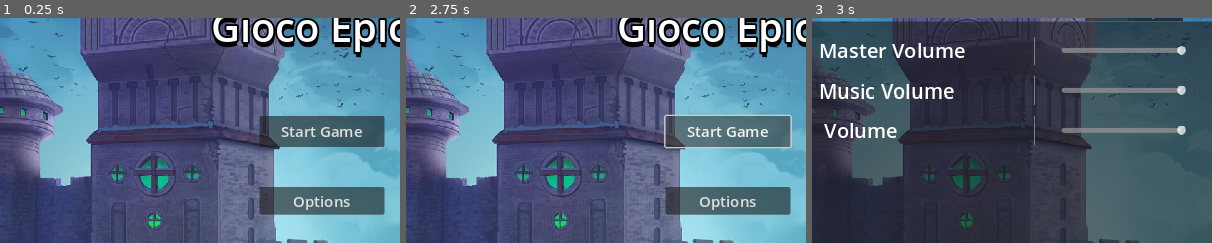
Above: before the commit, frames 1-3 (left to right).
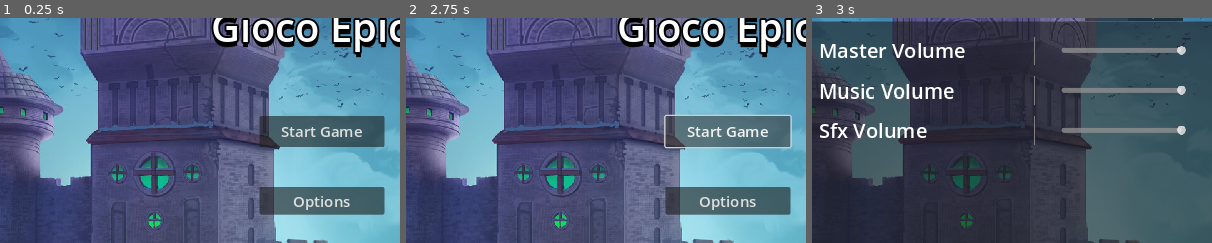
Above: after the commit, the same moments.

Repository: LLocke8/LudumDare55
Game: Godot game, scene res://Main_menu/main_menu.tscn
The game is run twice, just before and just after one commit, with the same random seed, the same clock (stepped at 60 frames per second) and the same inputs.
Inputs:
- Up to frame 1 (0.25 s): no input
- Up to frame 2 (2.75 s): click "Start Game" at 0.5 s; click "Start Game" at 1.25 s; click "Start Game" at 2 s
- Up to frame 3 (3 s): click "Options" at 2.75 s
The pictures show only the part of the screen within x 10-60%, y 14-64%; the shares and areas given below are measured in that part.

Frames 1-2 are identical in both runs. In frame 3, 0.9% of the frame differs, in the area x 2-29%, y 46-54%.

Commit message:
Bug fix
Bug fix

Diff:
--- a/Main_menu/Options_menu/audio_slider_settings.tscn
+++ b/Main_menu/Options_menu/audio_slider_settings.tscn
@@ -10,6 +10,7 @@
 grow_horizontal = 2
 grow_vertical = 2
 script = ExtResource("1_tl2uy")
+bus_name = "Sfx"
 
 [node name="HBoxContainer" type="HBoxContainer" parent="."]
 layout_mode = 0
